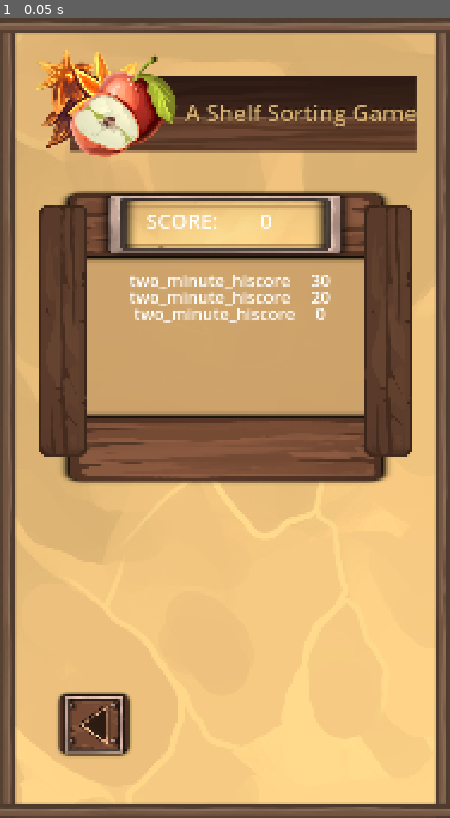
Above: before the commit, frame 1.
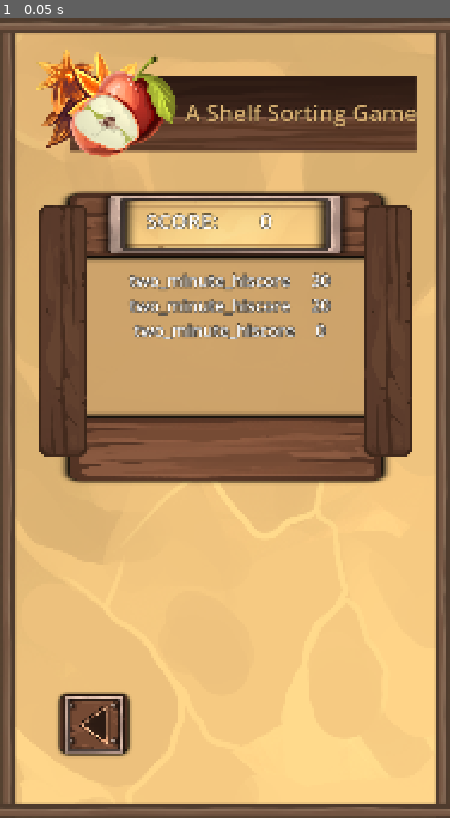
Above: after the commit, the same moment.

Repository: andrewcrisp/shelfsortinggame
Game: Godot game, scene res://scenes/levels/special/score_report.tscn
Two runs of this game, one before a commit and one after it. Both use one fixed random seed, a clock stepped at 60 frames per second and the inputs below. This scene is started directly instead of the project's main scene.
Inputs:
- Up to frame 1 (0.05 s): no input

The runs differ from the first frame. In frame 1, 2.1% of the frame differs, in the area x 28-74%, y 24-41%.

Commit message:
Lettering improvements on score report

Diff:
--- a/scenes/components/score_entry.tscn
+++ b/scenes/components/score_entry.tscn
@@ -4,6 +4,8 @@
 
 [sub_resource type="LabelSettings" id="LabelSettings_n3xs8"]
 font_size = 40
+outline_size = 6
+outline_color = Color(0, 0, 0, 1)
 
 [node name="ScoreEntry" type="Control"]
 layout_mode = 3
--- a/scenes/components/scores_list.tscn
+++ b/scenes/components/scores_list.tscn
@@ -7,6 +7,7 @@
 anchors_preset = 0
 
 [node name="Scores" type="VBoxContainer" parent="."]
+custom_minimum_size = Vector2(50, 50)
 layout_mode = 1
 anchors_preset = 5
 anchor_left = 0.5
@@ -14,7 +15,7 @@
 offset_top = 60.0
 offset_bottom = 120.0
 grow_horizontal = 2
-theme_override_constants/separation = 40
+theme_override_constants/separation = 60
 
 [node name="ScoreHeaders" parent="." instance=ExtResource("1_dwkto")]
 visible = false
--- a/scenes/levels/special/score_report.tscn
+++ b/scenes/levels/special/score_report.tscn
@@ -11,6 +11,8 @@
 
 [sub_resource type="LabelSettings" id="LabelSettings_uin86"]
 font_size = 50
+outline_size = 6
+outline_color = Color(0, 0, 0, 1)
 
 [node name="ScoreReport" type="Node2D"]
 script = ExtResource("1_s1n5t")
